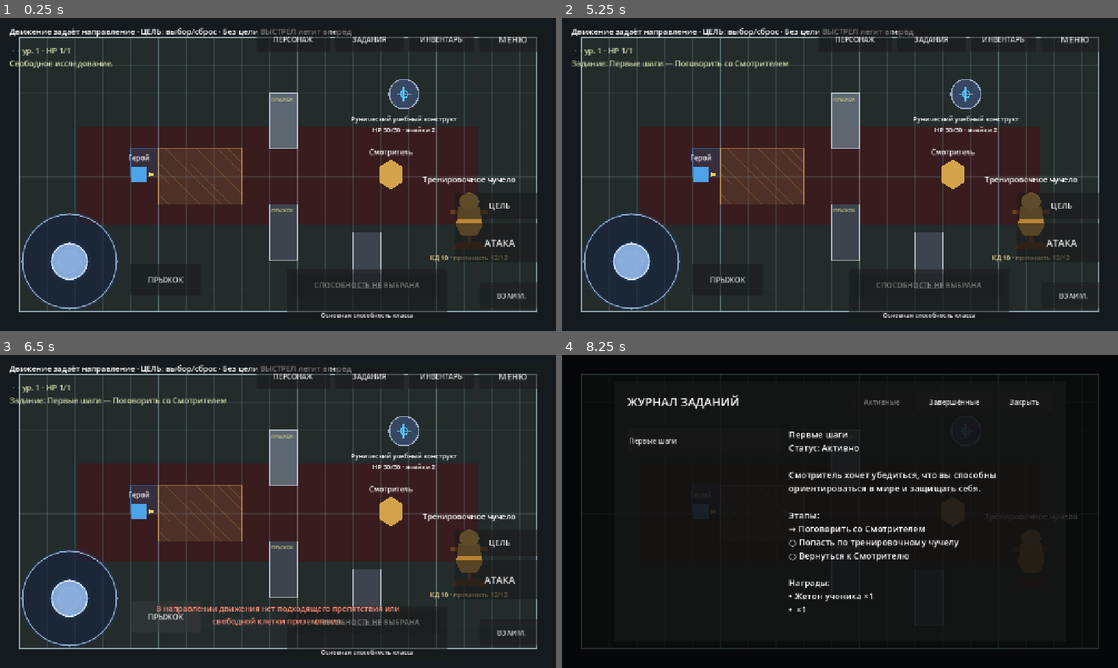
Above: before the commit, frames 1-4 (two rows, left to right).
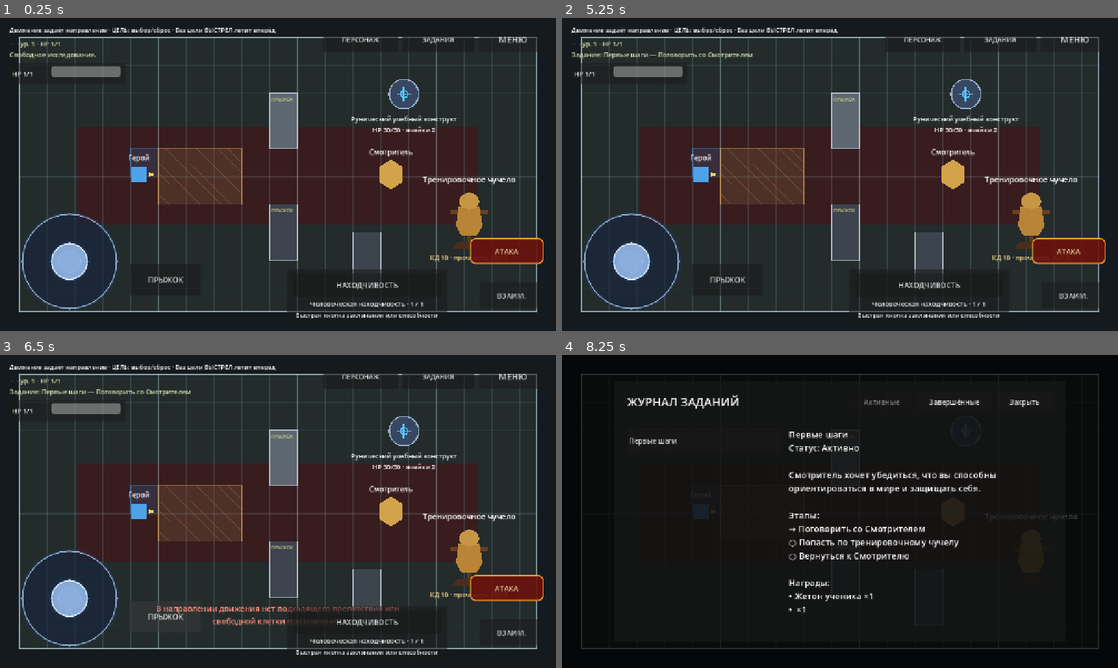
Above: after the commit, the same moments.

Repository: eretenkodaniil16-rgb/rpg-project
Game: Godot game, scene res://scenes/game/game.tscn
The game is run twice, just before and just after one commit, with the same random seed, the same clock (stepped at 60 frames per second) and the same inputs. This scene is started directly instead of the project's main scene.
Inputs:
- Up to frame 1 (0.25 s): no input
- Up to frame 2 (5.25 s): click "ВЗАИМ." at 0.5 s; click "МЕНЮ" at 1.25 s; click "Новая игра" at 2 s; click "В главное меню" at 2.75 s; click "Новая игра" at 3.5 s; click "В меню" at 4.25 s; click "Продолжить" at 5 s
- Up to frame 3 (6.5 s): click "ПРЫЖОК" at 5.75 s
- Up to frame 4 (8.25 s): click "ПЕРСОНАЖ" at 6.5 s; click "ЗАКРЫТЬ" at 7.25 s; click "ЗАДАНИЯ" at 8 s

The runs differ from the first frame. In frame 1, 4.7% of the frame differs, in the area x 1-98%, y 2-96%; in frame 2, 5.1%; in frame 3, 5.4%; in frame 4, nothing differs.
Error before the commit: Parse Error: The function signature doesn't match the parent. Parent signature is "_dictionary(Variant) -> Dictionary". (res://scripts/systems/level_up_choice_…

Commit message:
fix: использовать helpers базовой транзакции уровня

Diff:
--- a/scripts/systems/level_up_choice_system.gd
+++ b/scripts/systems/level_up_choice_system.gd
@@ -199,17 +199,3 @@
 	character.class_resource_maximums = _dictionary(
 		snapshot.get("class_resource_maximums", {})
 	).duplicate(true)
-
-
-func _dictionary(value: Variant) -> Dictionary:
-	return value as Dictionary if value is Dictionary else {}
-
-
-func _string_array(value: Variant) -> Array[String]:
-	var result: Array[String] = []
-	if value is Array:
-		for item: Variant in value:
-			var text: String = str(item)
-			if not text.is_empty() and text not in result:
-				result.append(text)
-	return result
